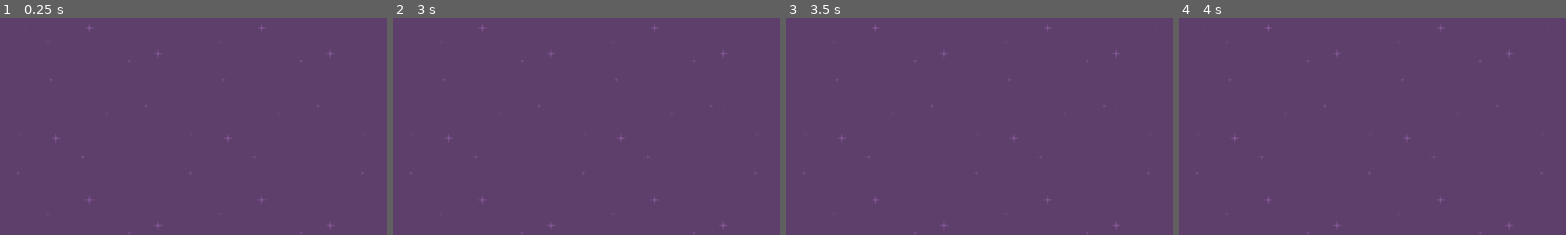
Above: before the commit, frames 1-4 (left to right).
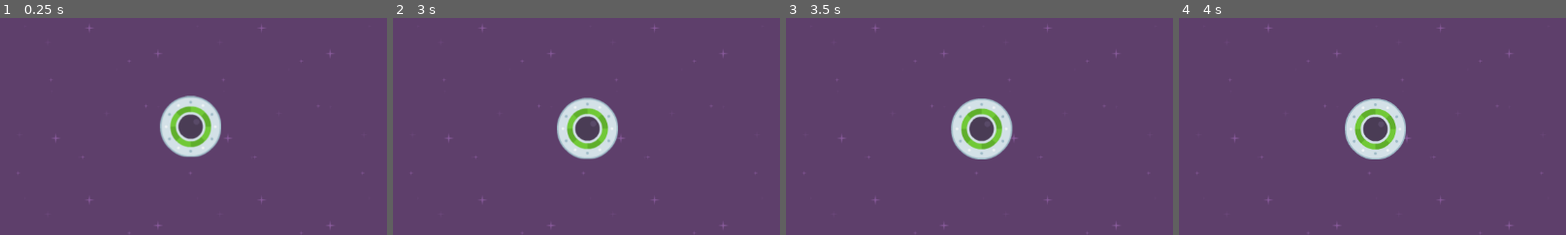
Above: after the commit, the same moments.

Repository: JoshCory1/Speedy_Saucer
Game: Godot game, scene res://level_1.tscn
The game is run twice, just before and just after one commit, with the same random seed, the same clock (stepped at 60 frames per second) and the same inputs.
Inputs:
- Up to frame 1 (0.25 s): no input
- Up to frame 2 (3 s): tap Enter at 0.5 s; hold D 0.53-1.28 s; tap Space at 1.25 s; hold S 1.28-2.03 s; hold D 2.03-2.78 s; hold W from 2.78 s (still down)
- Up to frame 3 (3.5 s): keep holding W
- Up to frame 4 (4 s): release W at 3.53 s; hold A from 3.53 s (still down)
The pictures show only the part of the screen within x 4-54%, y 6-55%; the shares and areas given below are measured in that part.

The runs differ from the first frame. In frame 1, 3.1% of the frame differs, in the area x 41-58%, y 35-65%; in frame 2, 3.1%; in frame 3, 3.1%; in frame 4, 3.0%.

Commit message:
Started working on movement system

Diff:
--- /dev/null
+++ b/level.gd
@@ -0,0 +1,6 @@
+extends Node2D
+
+
+# Called when the node enters the scene tree for the first time.
+func _ready():
+	pass
--- a/level_1.tscn
+++ b/level_1.tscn
@@ -1,11 +1,18 @@
-[gd_scene load_steps=2 format=3 uid="uid://ct6dhel8p7hv2"]
+[gd_scene load_steps=4 format=3 uid="uid://ct6dhel8p7hv2"]
 
 [ext_resource type="Texture2D" uid="uid://ohy7etxnjgte" path="res://purple.png" id="1_g1h1d"]
+[ext_resource type="Script" path="res://level.gd" id="1_lcat2"]
+[ext_resource type="PackedScene" uid="uid://moxarehe4jna" path="res://player.tscn" id="2_84wdb"]
 
 [node name="Level1" type="Node2D"]
+script = ExtResource("1_lcat2")
 
 [node name="Background" type="TextureRect" parent="."]
+z_index = -100
 offset_right = 1152.0
 offset_bottom = 648.0
 texture = ExtResource("1_g1h1d")
 stretch_mode = 1
+
+[node name="Player" parent="." instance=ExtResource("2_84wdb")]
+position = Vector2(334, 198)
--- /dev/null
+++ b/player.gd
@@ -0,0 +1,23 @@
+extends RigidBody2D
+
+# Called when the node enters the scene tree for the first time.
+func _ready():
+	pass
+
+
+# Called every frame. 'delta' is the elapsed time since the previous frame.
+func _process(delta):
+	pass
+
+func _input(event):
+	if Input.is_anything_pressed() == null:
+		Vector2()
+		return
+	if Input.is_key_pressed(KEY_D):
+		apply_impulse(Vector2(1, 0))
+	if Input.is_key_pressed(KEY_A):
+		apply_impulse(Vector2(-1, 0))
+	if Input.is_key_pressed(KEY_W):
+		apply_impulse(Vector2(0, -1))
+	if Input.is_key_pressed(KEY_S):
+		apply_impulse(Vector2(0, 1))
--- a/player.tscn
+++ b/player.tscn
@@ -1,10 +1,19 @@
-[gd_scene load_steps=2 format=3 uid="uid://moxarehe4jna"]
+[gd_scene load_steps=4 format=3 uid="uid://moxarehe4jna"]
 
 [ext_resource type="Texture2D" uid="uid://cm4oqgtpk14gs" path="res://ufoGreen.png" id="1_3n412"]
+[ext_resource type="Script" path="res://player.gd" id="1_hd3jf"]
+
+[sub_resource type="CircleShape2D" id="CircleShape2D_u1sox"]
+radius = 46.0109
 
 [node name="Player" type="RigidBody2D"]
-position = Vector2(626, 334)
+z_index = 1
+scale = Vector2(0.997282, 1)
 gravity_scale = 0.0
+script = ExtResource("1_hd3jf")
 
 [node name="Sprite2D" type="Sprite2D" parent="."]
 texture = ExtResource("1_3n412")
+
+[node name="CollisionShape2D" type="CollisionShape2D" parent="."]
+shape = SubResource("CircleShape2D_u1sox")
